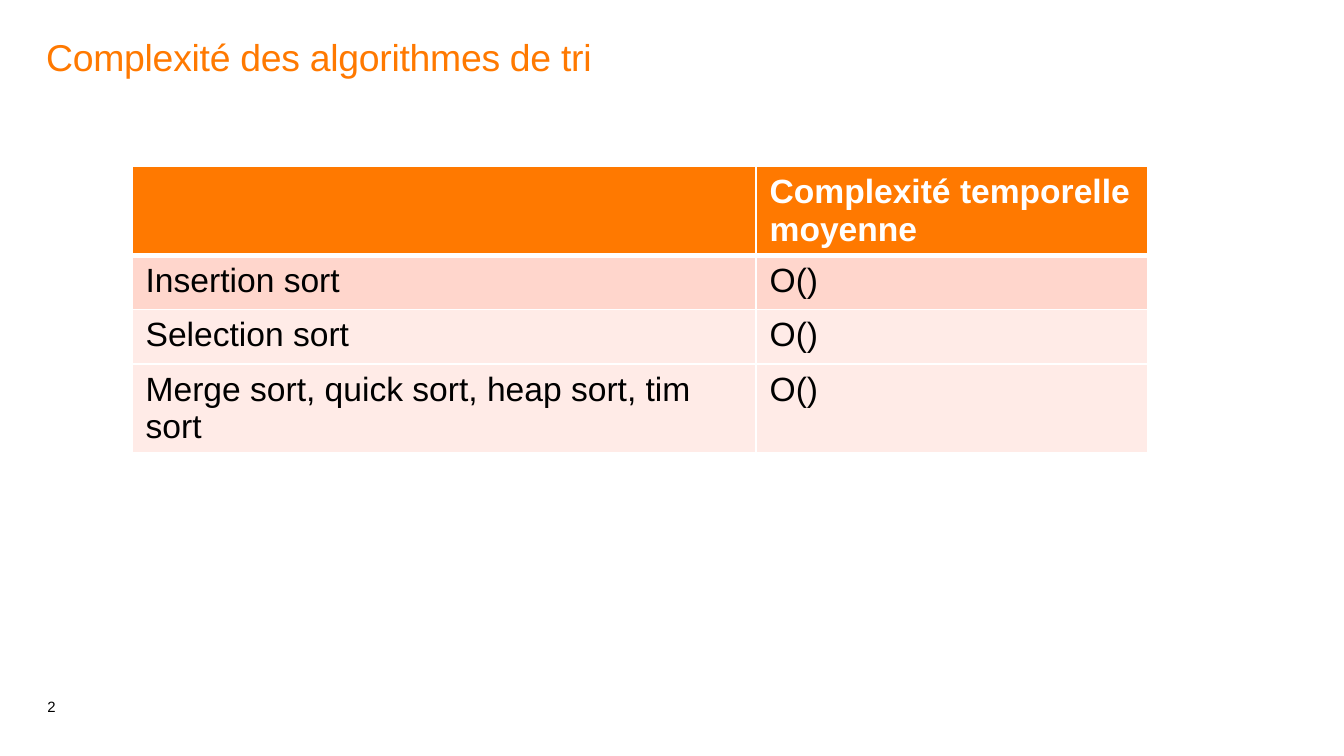
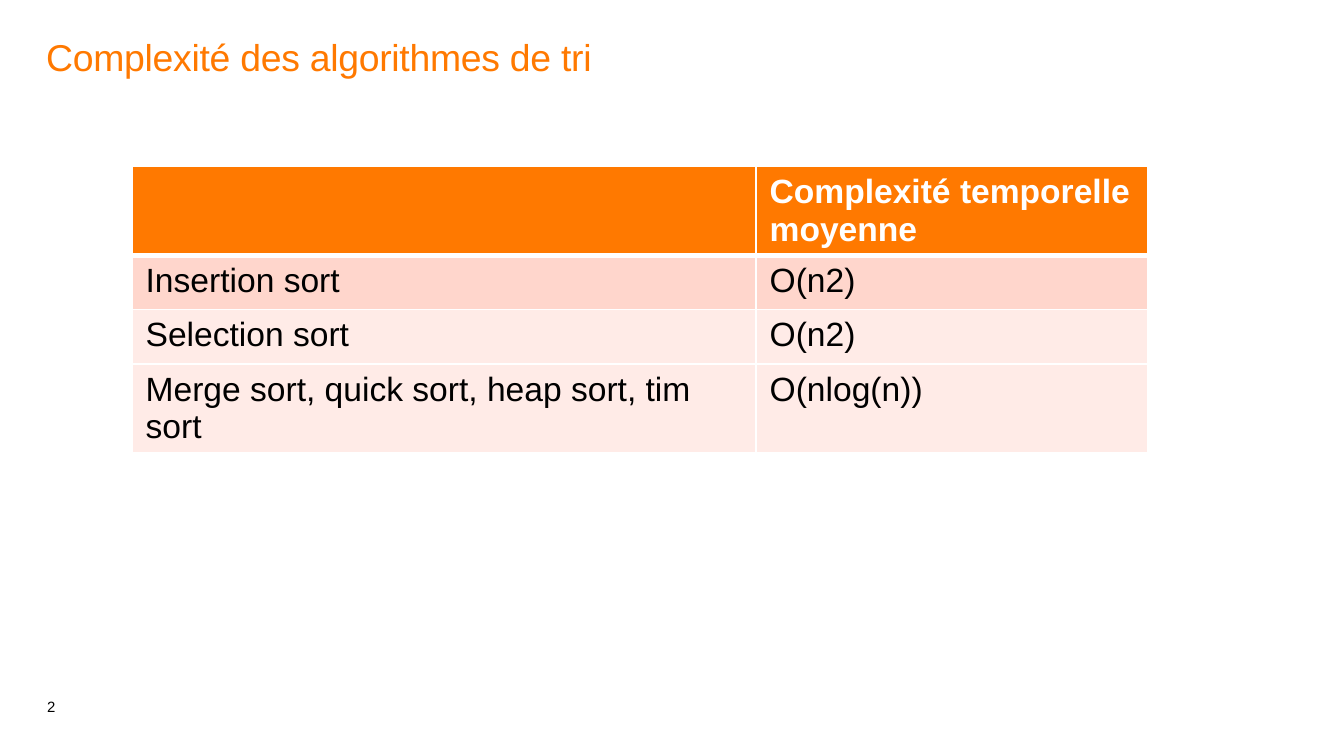
Before and after one commit to gelineau/cours-algo-bsi, a slide deck: slide 2 of 2023-2024/cours 3/fait en cours/complexités.pptx. Drawn at 1344x756 pixels with LibreOffice and Linux fonts; fonts in the diff are those of the drawing. Boxes give left, top, right and bottom in pixels: in the first picture for what was removed or moved away, otherwise in the second. Text is boxed around its words. In the diff, an @@ line names an element or a change of style, - is before the commit and + after.

```diff
--- a/2023-2024/cours 3/fait en cours/complexités.pptx
+++ b/2023-2024/cours 3/fait en cours/complexités.pptx
@@ table at [132, 167, 1148, 453] @@
-row 2, column 2: O()
+row 2, column 2: O(n2)
-row 3, column 2: O()
+row 3, column 2: O(n2)
-row 4, column 2: O()
+row 4, column 2: O(nlog(n))
```
Also in this commit, not shown: 1 other slide changed, 3 other files.
